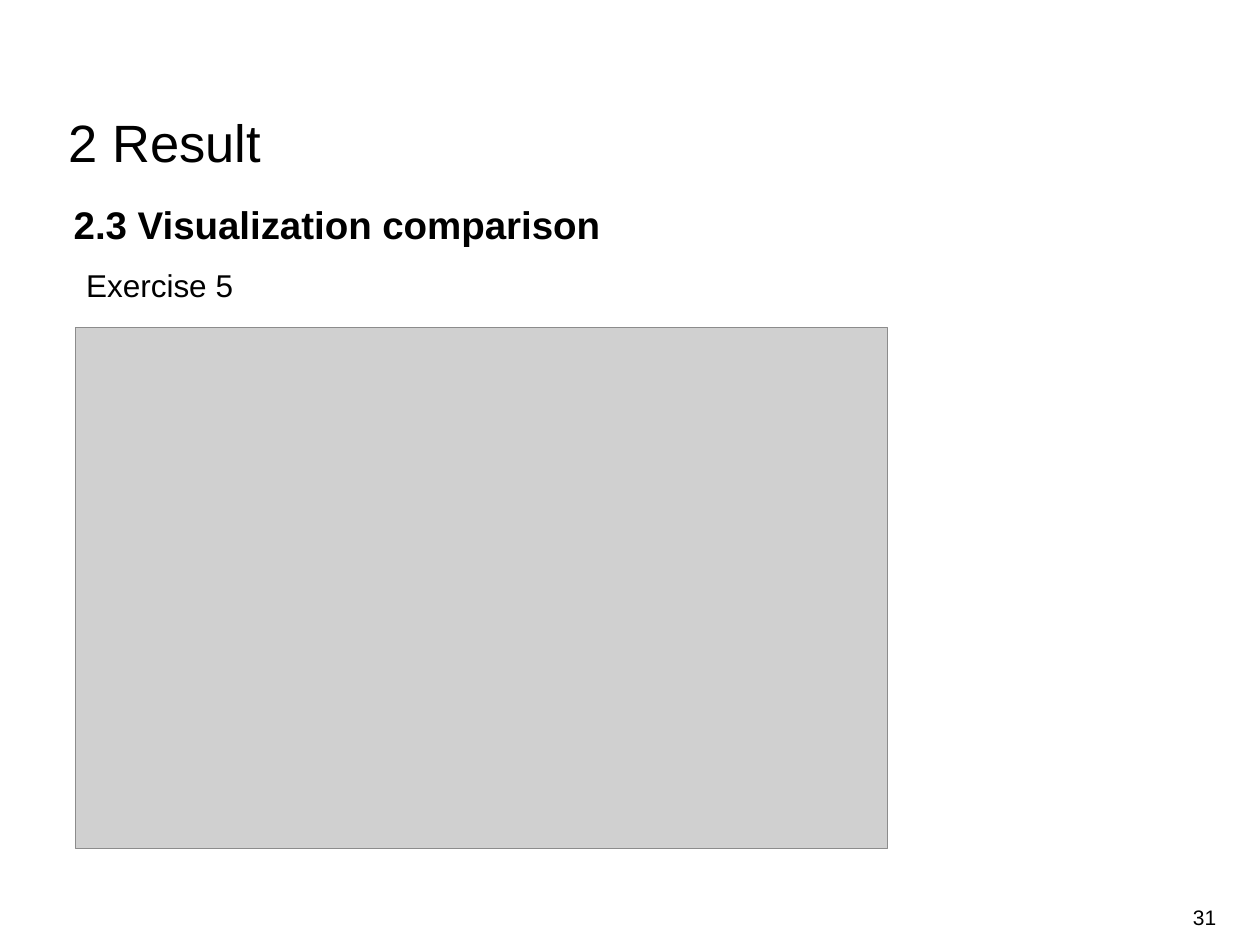
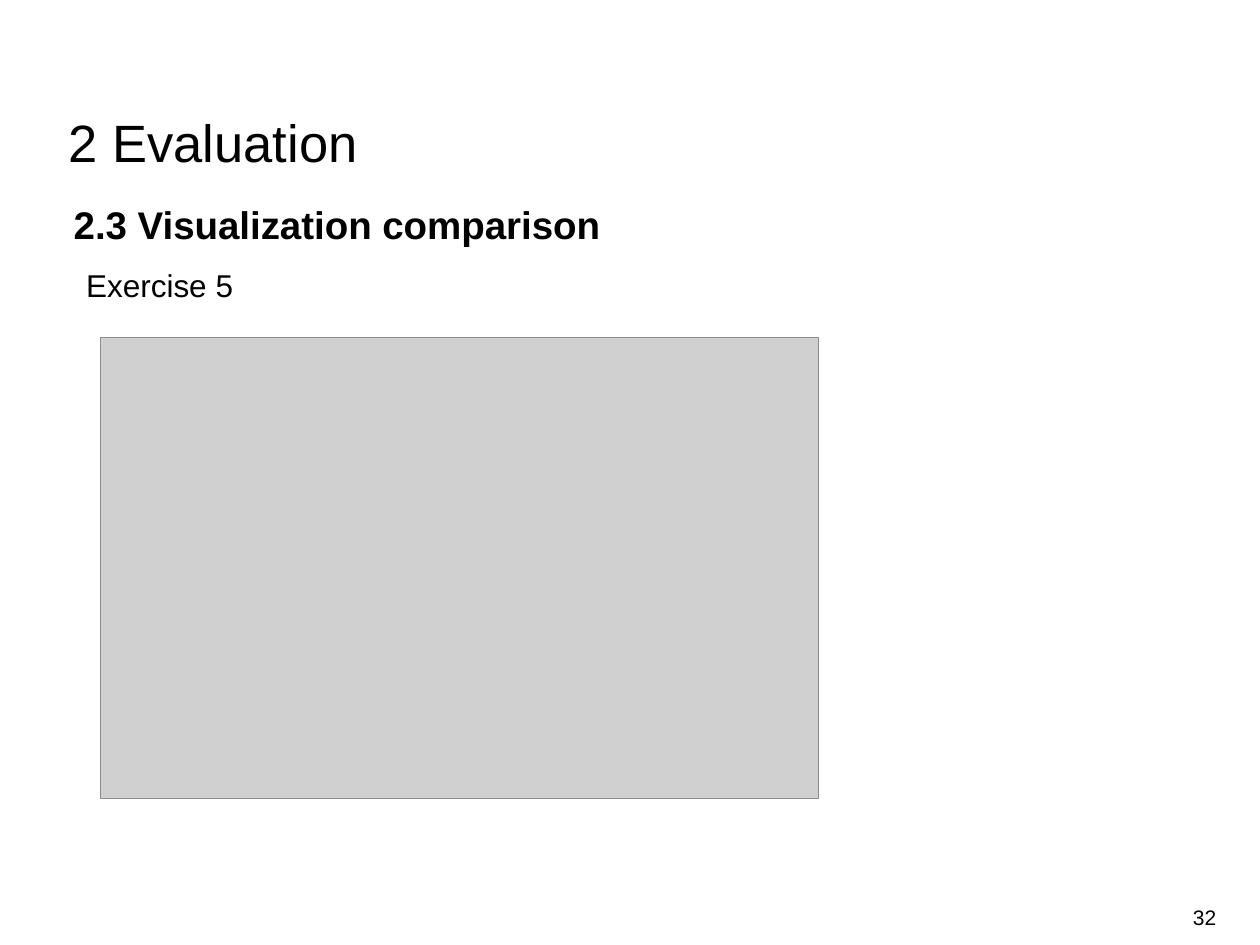
Before and after one commit to Tom-Huang/visual_navigation, a slide deck: slide 32 of FInal_Indirect Visual Odometry with Optical Flow.pdf.odp (slide 31 before the commit). Drawn at 1260x945 pixels with LibreOffice and Linux fonts; fonts in the diff are those of the drawing; grey boxes stand for pictures; background and template pictures are left out. Boxes give left, top, right and bottom in pixels: in the first picture for what was removed or moved away, otherwise in the second. Text is boxed around its words. In the diff, an @@ line names an element or a change of style, - is before the commit and + after.

```diff
--- a/FInal_Indirect Visual Odometry with Optical Flow.pdf.odp
+++ b/FInal_Indirect Visual Odometry with Optical Flow.pdf.odp
@@ title at bbox=[69, 124, 357, 163]: text changed @@
-2 Result
+2 Evaluation
@@ picture: place and size @@
-picture at bbox=[76, 328, 887, 849]
+picture at bbox=[101, 338, 819, 799]
@@ page number at bbox=[1193, 910, 1216, 926]: text changed @@
-31
+32
```
Also in this commit, not shown: 17 other slides changed, 1 slide added, 2 other files.
